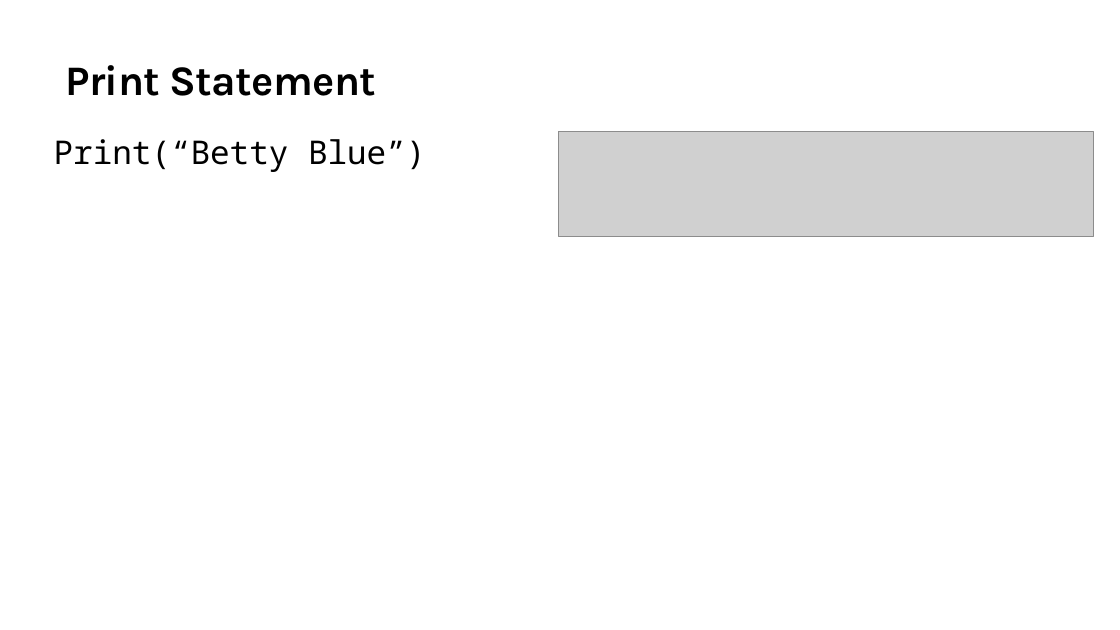
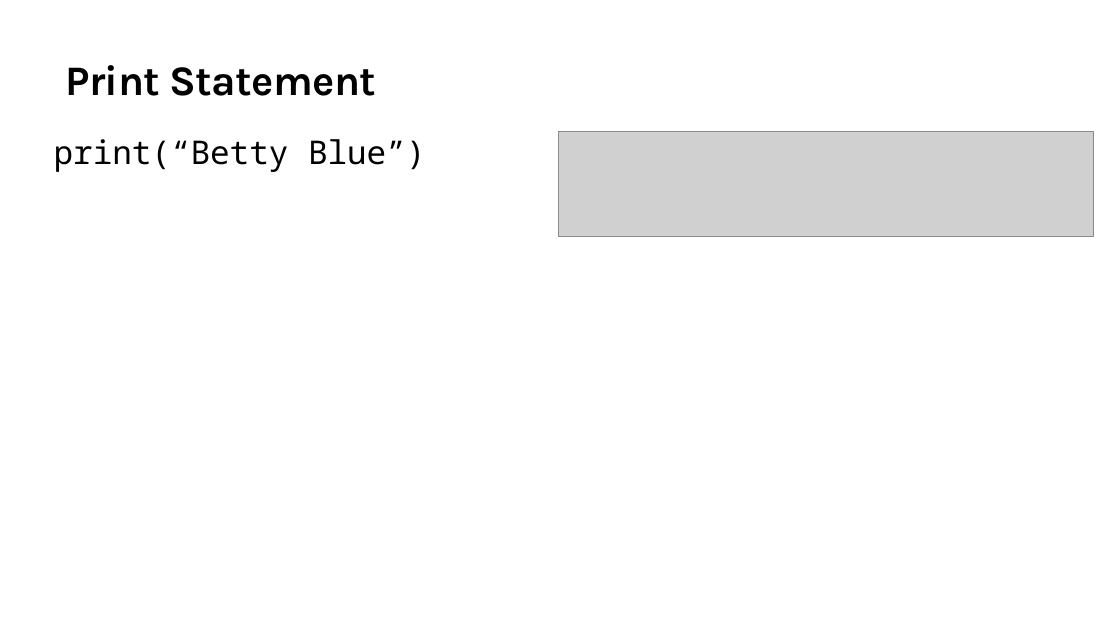
Before and after one commit to TEALSK12/2nd-semester-introduction-to-computer-science, a slide deck: slide 5 of units/1_unit/slidedecks/Intro Python 1.03 TEALS.pptx. Drawn at 1120x630 pixels with LibreOffice and Linux fonts; fonts in the diff are those of the drawing; grey boxes stand for pictures; background and template pictures are left out. Boxes give left, top, right and bottom in pixels: in the first picture for what was removed or moved away, otherwise in the second. Text is boxed around its words. In the diff, an @@ line names an element or a change of style, - is before the commit and + after.

```diff
--- a/units/1_unit/slidedecks/Intro Python 1.03 TEALS.pptx
+++ b/units/1_unit/slidedecks/Intro Python 1.03 TEALS.pptx
@@ text at (54,139,425,172): text changed @@
-Print(“Betty Blue”)
+print(“Betty Blue”)
```
